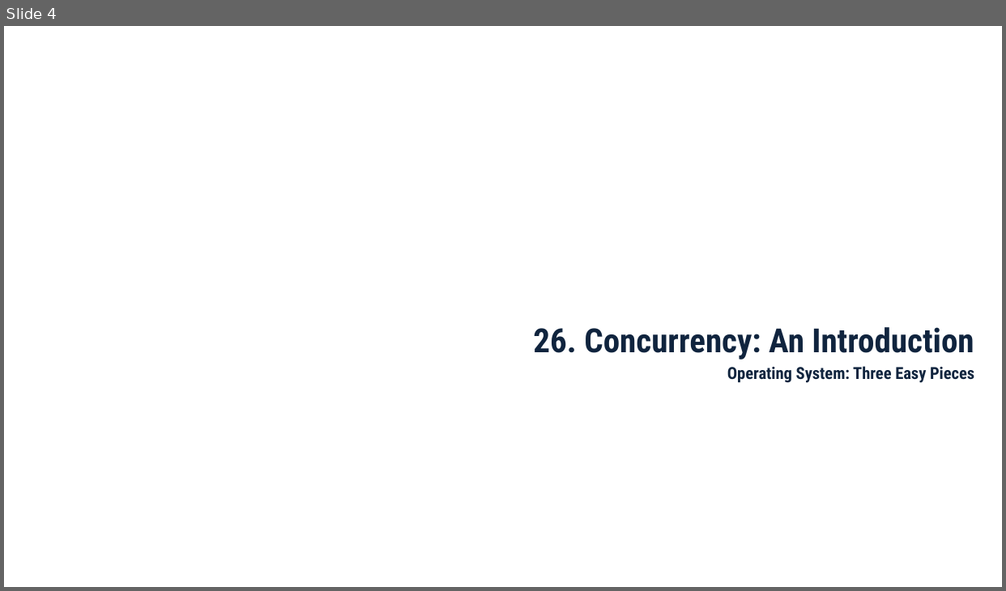
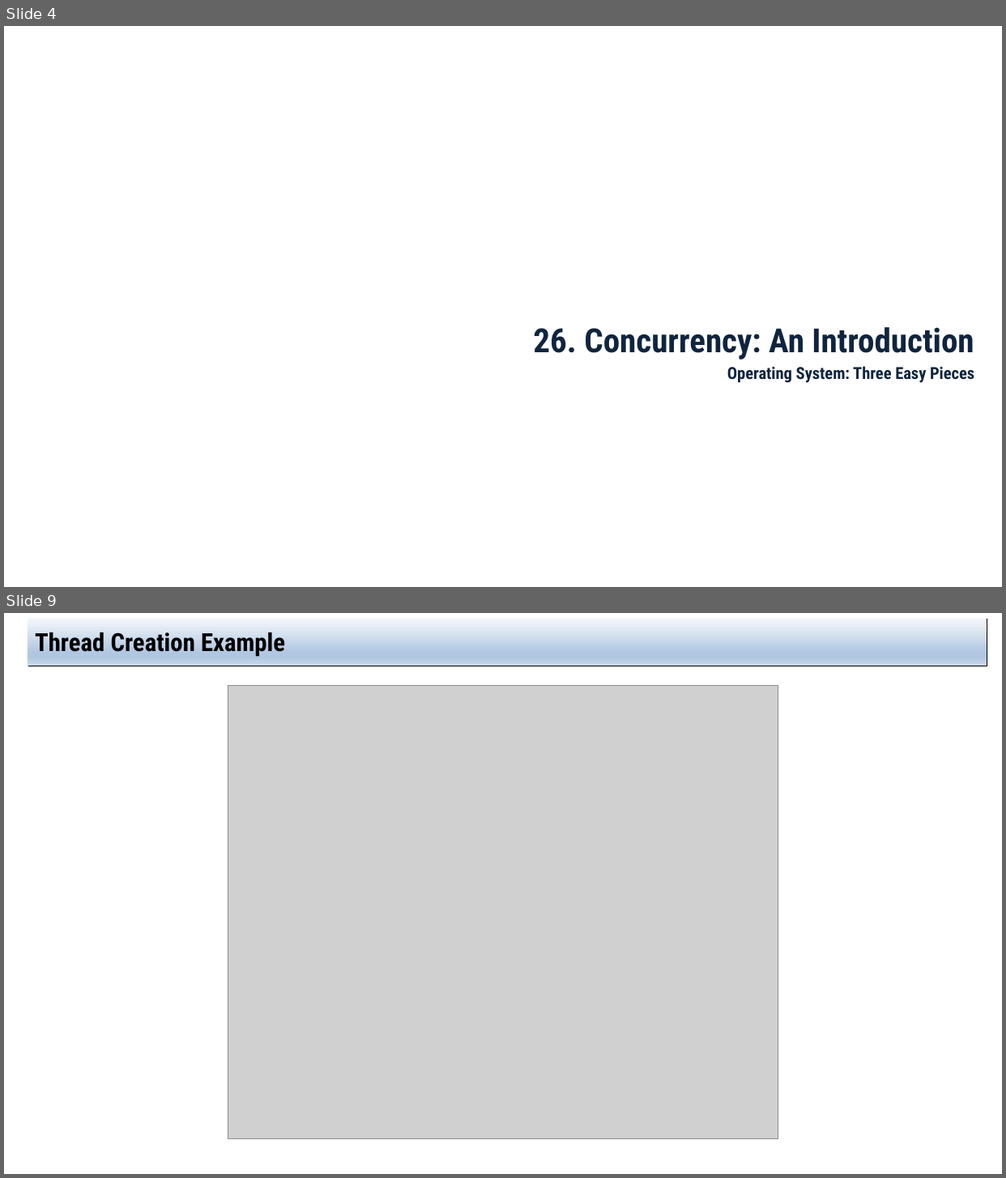
Before and after one commit to jachermocilla/extra-course-materials, a slide deck: cmsc125/ostep/slides/02.Concurrency/26.Concurrency_An_Introduction.pptx. Shown one above the other, each under a label of ours: slide 4 before the commit, slides 4 and 9 after it; the slides between them are not shown. The pictures are 1006x591 and 1006x1178 pixels, drawn with LibreOffice and Linux fonts; fonts in the diff are those of the drawing; grey boxes stand for pictures. Boxes give left, top, right and bottom in pixels: in the first picture for what was removed or moved away, otherwise in the second. Text is boxed around its words. In the diff, an @@ line names an element or a change of style, - is before the commit and + after.

```diff
--- a/cmsc125/ostep/slides/02.Concurrency/26.Concurrency_An_Introduction.pptx
+++ b/cmsc125/ostep/slides/02.Concurrency/26.Concurrency_An_Introduction.pptx
@@ slide 9 added at (x1=4, y1=613, x2=1002, y2=1174), background #FFFFFF @@
@@ title added at (x1=27, y1=618, x2=987, y2=666), fill gradient #F6F9FC to #B0C6E1 to #CAD9EB, 24 pt, text #000000, bold @@
+Thread Creation Example
@@ picture added at (x1=228, y1=686, x2=778, y2=1139) @@
```
Also in this commit, not shown: 6 slides changed, 8 other slides added, 3 other files.
